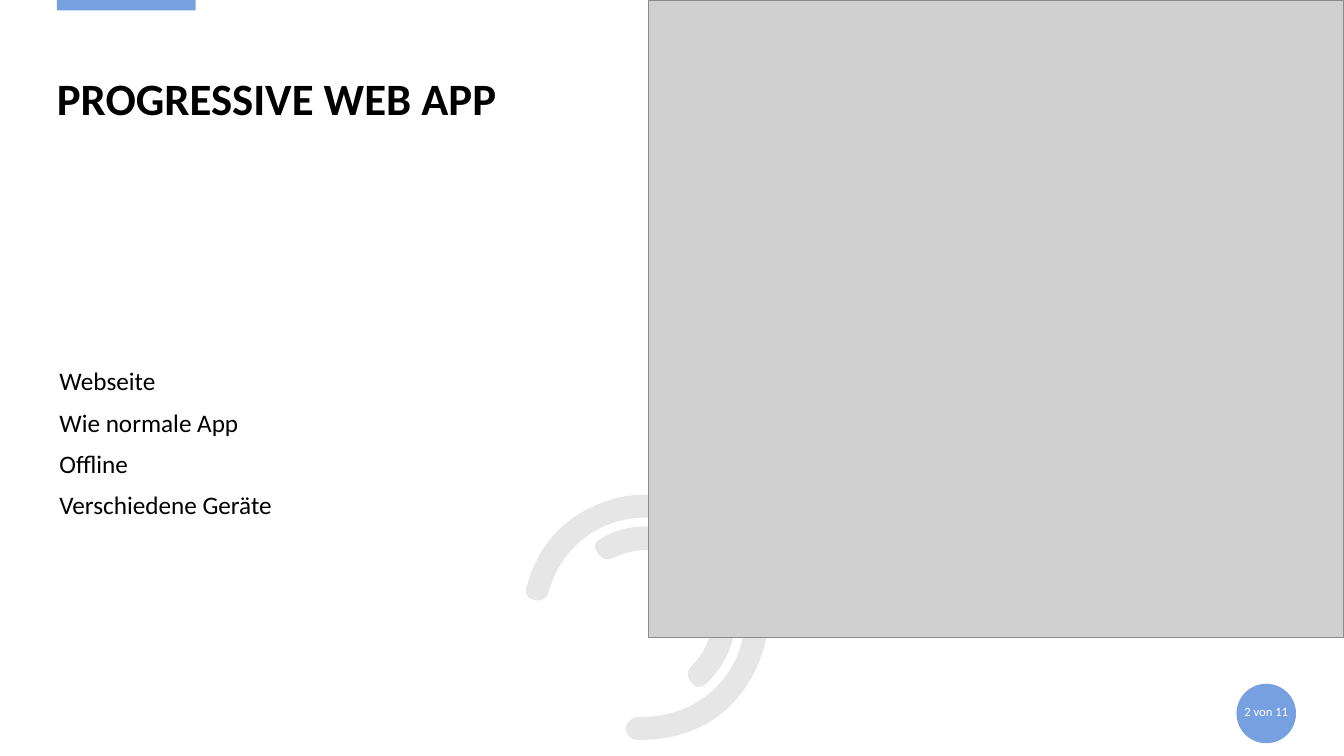
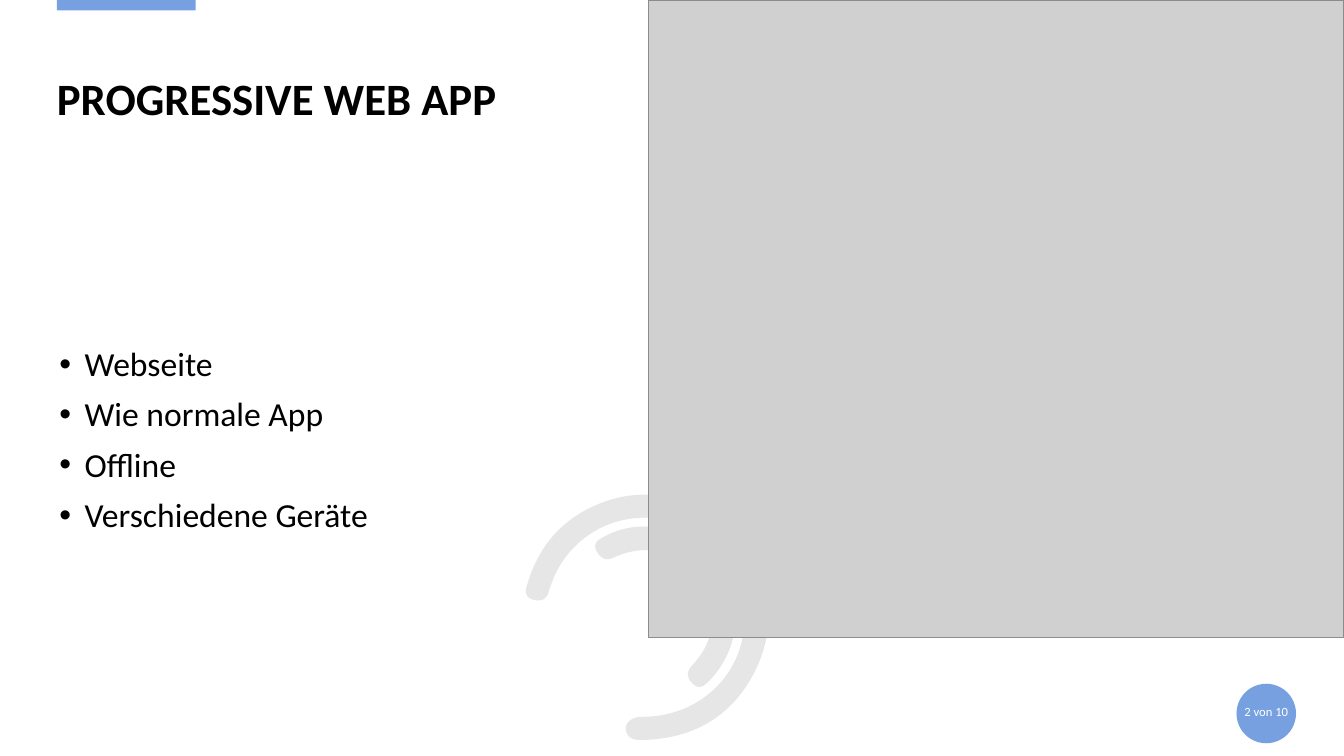
Before and after one commit to S2210237030/EazyBooks_PRO4, a slide deck: slide 2 of Documentation/ProjectDocumentation/Präsi_EazyBooks.pptx. Drawn at 1344x756 pixels with LibreOffice and Linux fonts; fonts in the diff are those of the drawing; grey boxes stand for pictures. Boxes give left, top, right and bottom in pixels: in the first picture for what was removed or moved away, otherwise in the second. Text is boxed around its words. In the diff, an @@ line names an element or a change of style, - is before the commit and + after.

```diff
--- a/Documentation/ProjectDocumentation/Präsi_EazyBooks.pptx
+++ b/Documentation/ProjectDocumentation/Präsi_EazyBooks.pptx
@@ text "Webseite" at box(85, 352, 368, 528): size 18 to 24 pt; bullet none to •; vertical alignment top to middle @@
@@ page number at box(1244, 708, 1288, 716): text changed @@
-2 von 11
+2 von 10
```
Also in this commit, not shown: 3 other slides changed, 1 slide removed, 4 other files.
